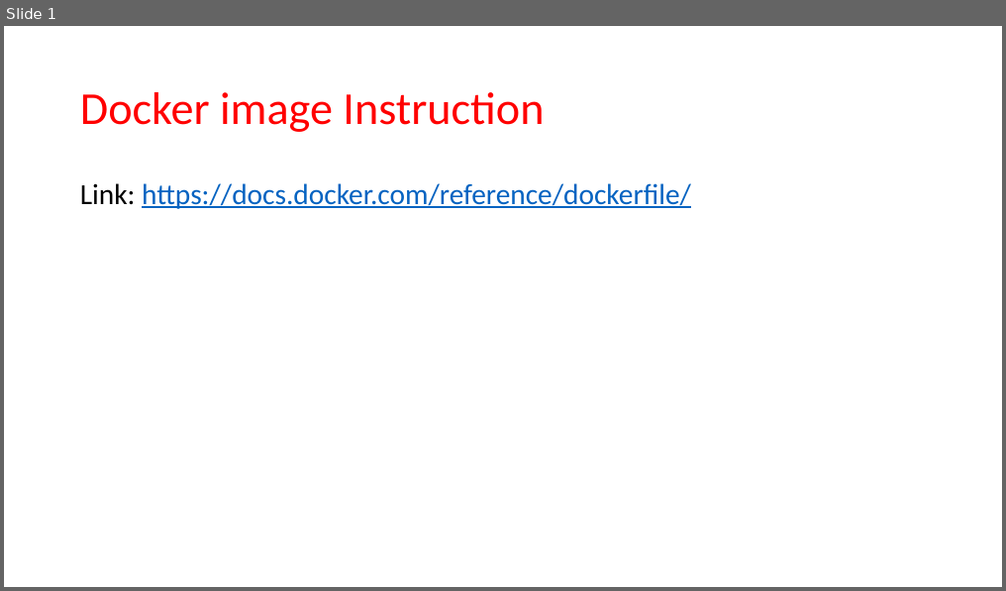
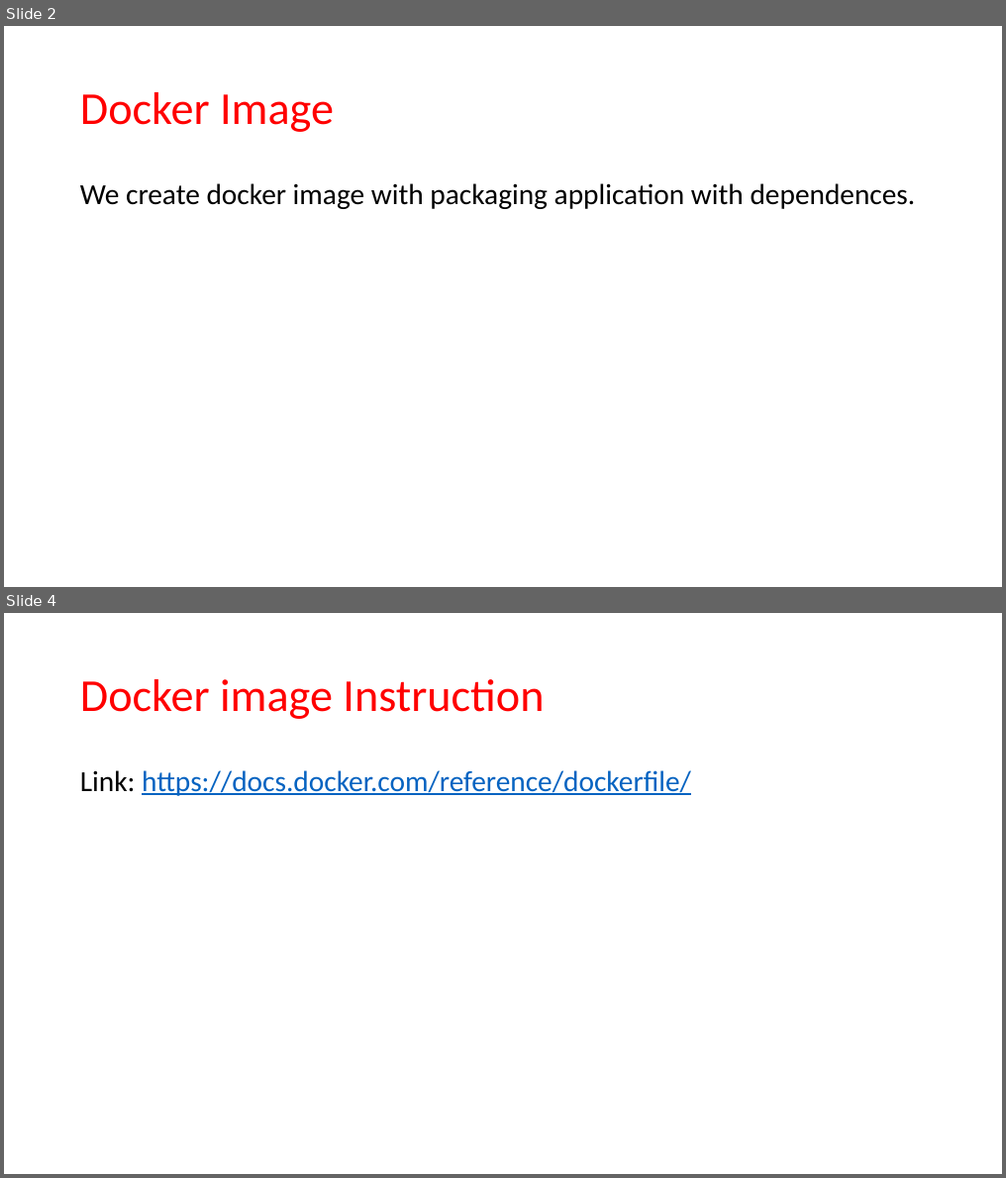
Before and after one commit to JanbaskDevops/Batch1, a slide deck: MyLearnings/Kubernetes/PPT's/Docker image instruction with details.pptx. Shown one above the other, each under a label of ours: slide 1 before the commit, slides 2 and 4 after it; the slides between them are not shown. The pictures are 1006x591 and 1006x1178 pixels, drawn with LibreOffice and Linux fonts; fonts in the diff are those of the drawing. Boxes give left, top, right and bottom in pixels: in the first picture for what was removed or moved away, otherwise in the second. Text is boxed around its words. In the diff, an @@ line names an element or a change of style, - is before the commit and + after.

```diff
--- a/MyLearnings/Kubernetes/PPT's/Docker image instruction with details.pptx
+++ b/MyLearnings/Kubernetes/PPT's/Docker image instruction with details.pptx
@@ slide 2 added at (4,26,1002,587), background #FFFFFF @@
@@ title added at (80,92,334,132), 44 pt, text #FF0000 @@
+Docker Image
@@ text added at (80,183,916,209), 28 pt, text #000000 @@
+We create docker image with packaging application with dependences.
@@ what was slide 1 is now slide 4 @@
```
Also in this commit, not shown: 2 other slides added.
